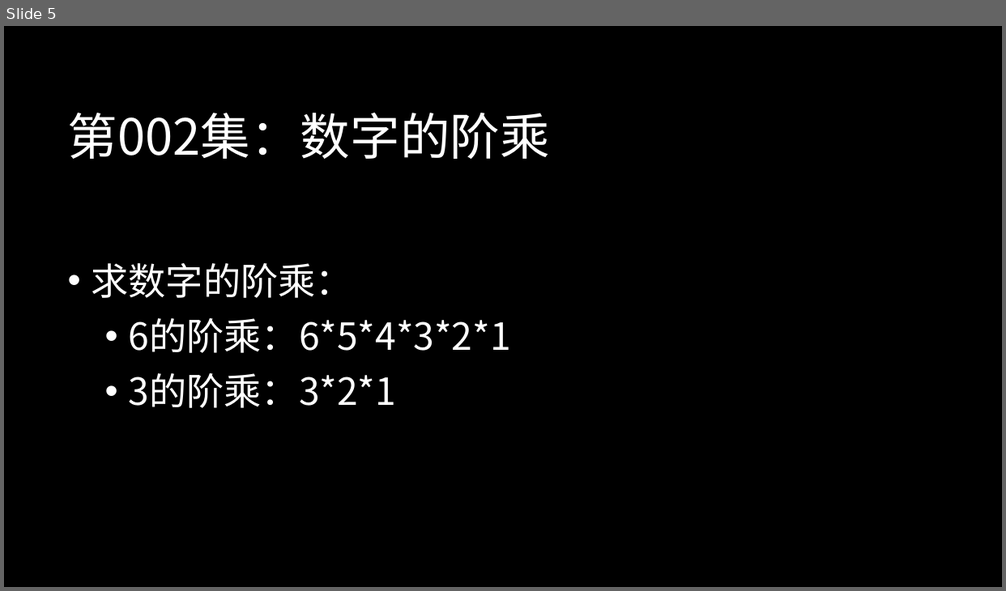
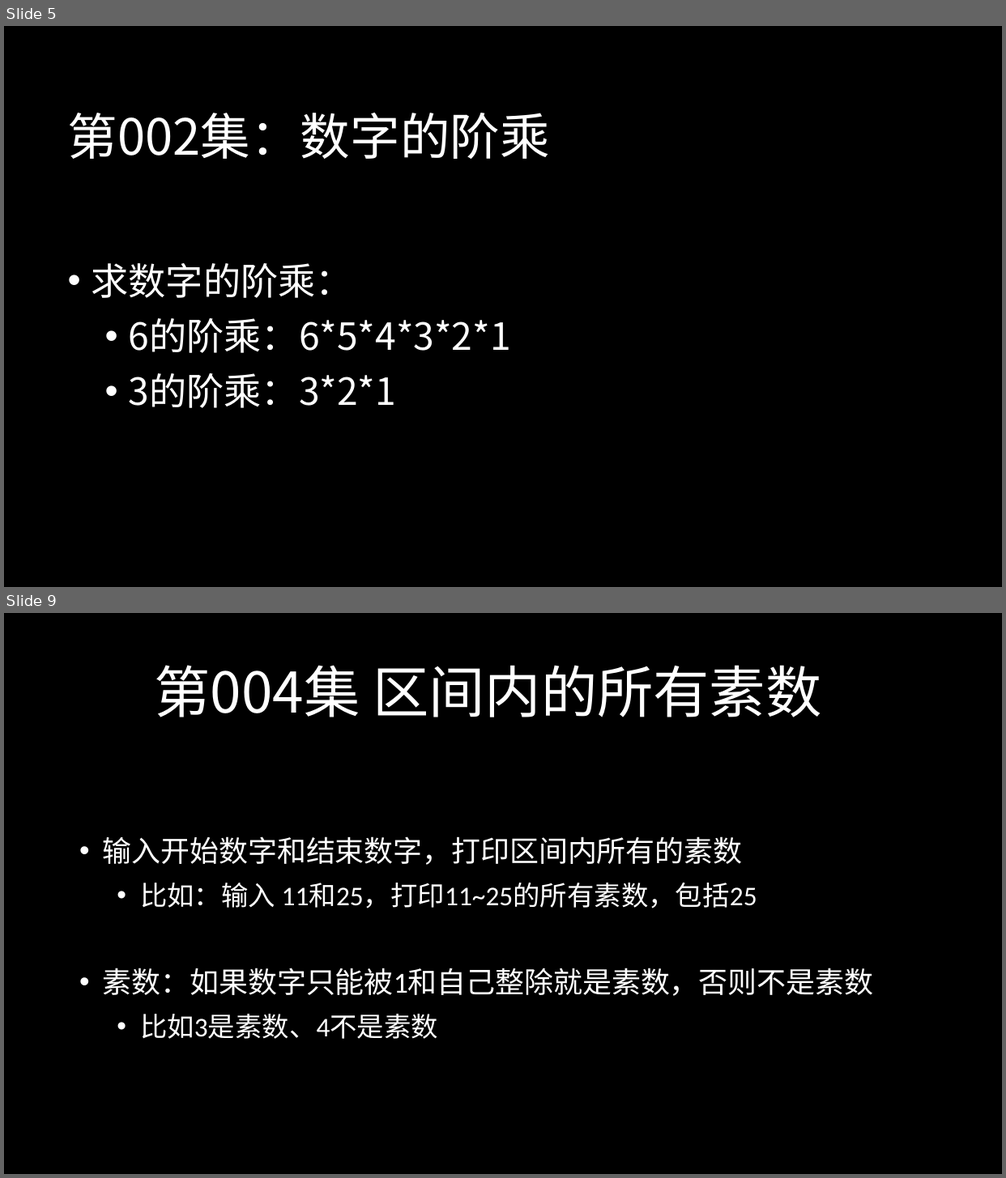
Before and after one commit to peiss/ant-learn-python-100P, a slide deck: docs/Python入门编程100例.pptx. Shown one above the other, each under a label of ours: slide 5 before the commit, slides 5 and 9 after it; the slides between them are not shown. The pictures are 1006x591 and 1006x1178 pixels, drawn with LibreOffice and Linux fonts; fonts in the diff are those of the drawing; background and template pictures are left out. Boxes give left, top, right and bottom in pixels: in the first picture for what was removed or moved away, otherwise in the second. Text is boxed around its words. In the diff, an @@ line names an element or a change of style, - is before the commit and + after.

```diff
--- a/docs/Python入门编程100例.pptx
+++ b/docs/Python入门编程100例.pptx
@@ slide 9 added at <box>4,613,1002,1174</box>, background picture (left out) @@
@@ text added at <box>155,665,821,717</box>, 54 pt, text #FFFFFF @@
+第004集 区间内的所有素数
@@ text added at <box>103,837,873,1039</box>, 28 pt, text #FFFFFF @@
+• 输入开始数字和结束数字，打印区间内所有的素数
+  • 比如：输入 11和25，打印11~25的所有素数，包括25
+• 素数：如果数字只能被1和自己整除就是素数，否则不是素数
+  • 比如3是素数、4不是素数
```
Also in this commit, not shown: 1 slide changed, 2 other slides added, 2 other files.
